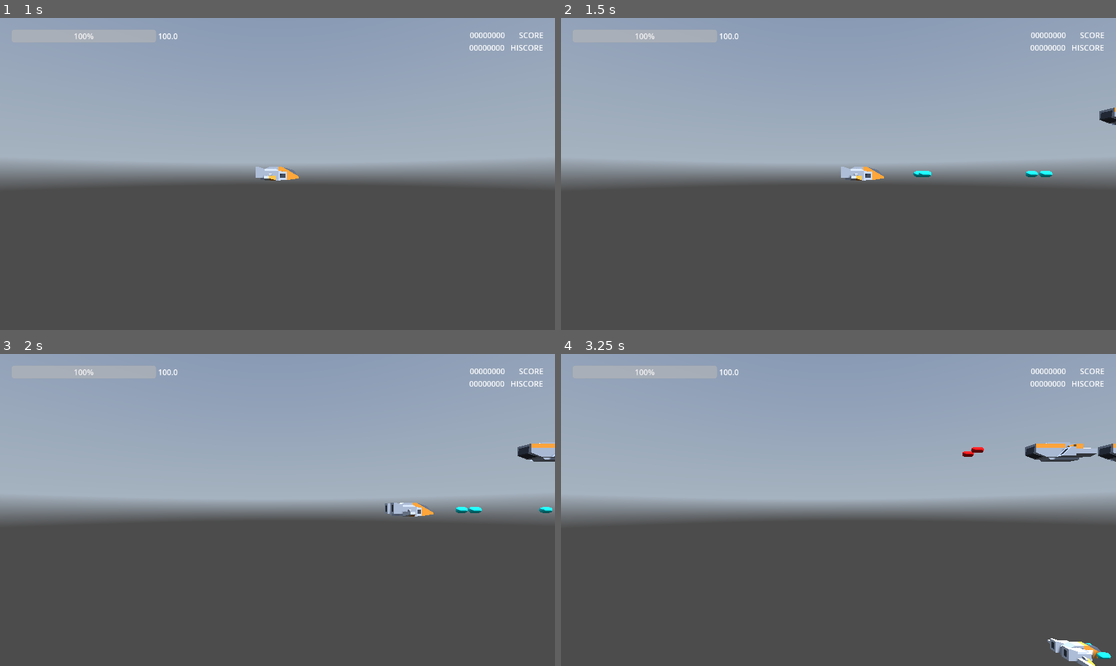
Above: before the commit, frames 1-4 (two rows, left to right).
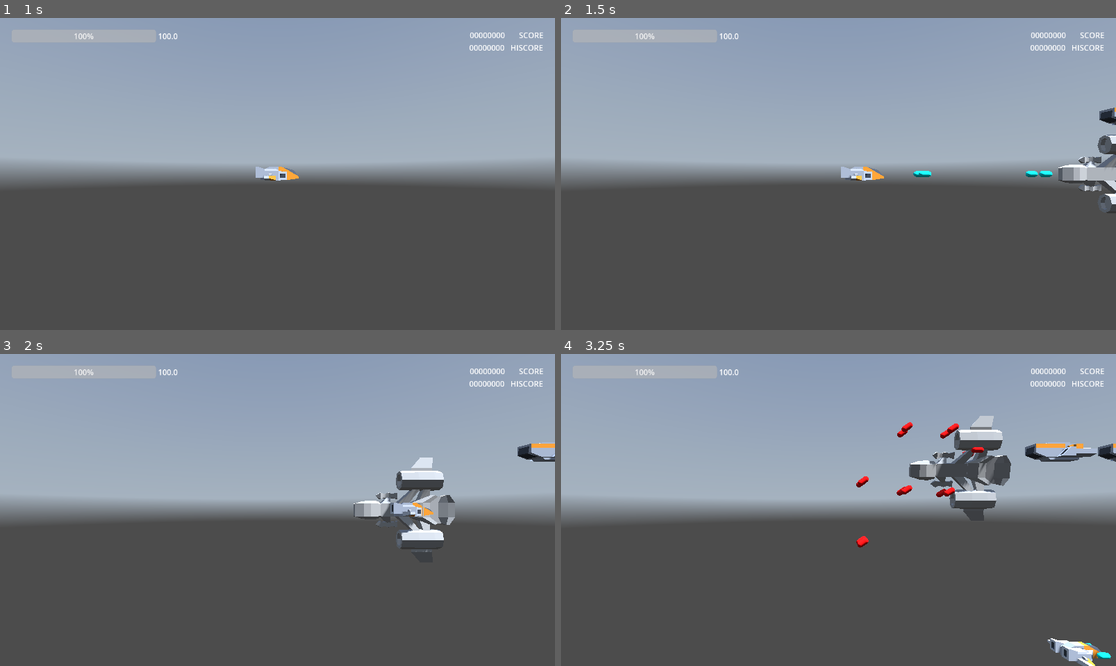
Above: after the commit, the same moments.

Repository: thomz2/smd-space-shooter
Game: Godot game, scene res://scenes/screens/main_menu.tscn
The game is run twice, just before and just after one commit, with the same random seed, the same clock (stepped at 60 frames per second) and the same inputs. A sky picture missing from this copy of the repository is replaced by a grey-blue gradient.
Inputs (mouse positions are in pixels of both pictures, inside the frame that each line leads up to):
- Up to frame 1 (1 s): click "PLAY" at 0.5 s
- Up to frame 2 (1.5 s): tap Enter at 1.25 s; move the mouse to (960, 158) at 1.27 s; hold Right (ui_right) from 1.28 s (still down); hold Z (shoot) from 1.28 s (still down)
- Up to frame 3 (2 s): keep holding Right (ui_right); keep holding Z (shoot)
- Up to frame 4 (3.25 s): move the mouse to (727, 525) at 2.02 s; release Right (ui_right) at 2.03 s; release Z (shoot) at 2.03 s; hold Down (ui_down) 2.03-2.78 s; tap X (dodge) at 2.1 s; tap Z (shoot) at 2.3 s; move the mouse to (894, 441) at 2.77 s; hold Right (ui_right) from 2.78 s (still down); hold Z (shoot) from 2.78 s (still down)

Frame 1 is identical in both runs. In frame 2, 1.0% of the frame differs, in the area x 89-100%, y 37-62%; in frame 3, 2.0%; in frame 4, 3.1%, in the area x 53-82%, y 19-63%.

Commit message:
new boss

Diff:
--- /dev/null
+++ b/scenes/enemies/bosses/boss_2.gd
@@ -0,0 +1,111 @@
+extends CombatCharacter3D
+
+enum States { ENTER, SWAY, WAIT, DASH, RETURN }
+
+var current_state : States = States.ENTER :
+	set(value):
+		current_state = value
+		state_time = 0.0
+		on_enter_state()
+
+var state_time : float = 0.0
+var shoot_timer : float = 0.0
+var shot_count : int = 5
+
+var origin_position : Vector3 = Vector3.ZERO
+
+const DASH_DURATION := 1.0
+const DASH_LENGTH := 15.0
+
+var packed_blaster_bullet := preload("res://scenes/enemies/enemy_ship_bullet.tscn")
+
+func _ready() -> void:
+	super()
+
+
+	#fly into screen
+	var target_position = global_position + Vector3.BACK * 10
+	var move_tween = create_tween().set_ease(Tween.EASE_IN_OUT).set_trans(Tween.TRANS_EXPO)
+	move_tween.tween_property(self, "global_position", target_position, 2.0)
+	#4 seconds of entry, then change states
+	move_tween.tween_property(self, "current_state", States.SWAY, 0.0)
+
+
+func _physics_process(dt: float) -> void:
+	state_time += dt
+
+	match current_state:
+		States.SWAY:
+			var new_y = move_toward(position.y, sin(4 * state_time) * 4.0, dt*40)
+			var delta_y = new_y - position.y
+			position.y = new_y
+			rotation.z = move_toward(rotation.z, deg_to_rad(delta_y * 50), dt)
+
+			if state_time >= 2*PI:
+				current_state = States.WAIT
+				position.y = 0
+
+			shoot_timer += dt
+			if shot_count > 0:
+				if shoot_timer > 0.2:
+					shoot_timer -= 0.2
+					shot_count -= 1
+					shoot()
+			else:
+				if shoot_timer > 0.9:
+					shoot_timer = 0
+					shot_count = 5
+
+			return
+
+		States.WAIT:
+			rotation.z = move_toward(rotation.z, 0, dt)
+			if state_time >= 1.0:
+				current_state = States.DASH
+
+		States.DASH:
+			pass
+
+		States.RETURN:
+			pass
+
+
+func on_enter_state() -> void:
+	match current_state:
+		States.SWAY:
+			origin_position = self.global_position
+			shot_count = 6
+
+		States.DASH:
+			$Hitbox3D.disabled = false
+			var player = get_tree().get_first_node_in_group("PLAYER")
+			if not player: return
+			var direction : Vector3 = global_position.direction_to(player.global_position)
+			var target_pos : Vector3 = global_position + direction * DASH_LENGTH
+			var tween = create_tween().set_ease(Tween.EASE_IN_OUT).set_trans(Tween.TRANS_CUBIC)
+			tween.set_parallel()
+			tween.tween_property(self, "global_position", target_pos, DASH_DURATION)
+			tween.set_parallel(false)
+			tween.tween_interval(0.5)
+			tween.tween_property(self, "current_state", States.RETURN, 0.0)
+
+		States.RETURN:
+			$Hitbox3D.disabled = true
+			var tween = create_tween().set_ease(Tween.EASE_IN_OUT).set_trans(Tween.TRANS_CUBIC)
+			tween.tween_property(self, "global_position", origin_position, 1.0)
+			tween.tween_property(self, "current_state", States.SWAY, 0.0)
+
+
+func shoot() -> void:
+	var player = get_tree().get_first_node_in_group("PLAYER")
+	if not player: return
+
+	for i in range(2):
+		var blaster_pos : Vector3 = $BlasterMarkers.get_child(i).global_position
+		var direction : Vector3 = blaster_pos.direction_to(player.global_position)
+		var final_direction = Vector3.BACK.move_toward(direction, 0.6)
+
+		var bullet : Bullet3D = packed_blaster_bullet.instantiate()
+		get_tree().current_scene.add_child(bullet)
+		bullet.global_position = blaster_pos
+		bullet.set_global_forwards(final_direction)
--- /dev/null
+++ b/scenes/enemies/bosses/boss_2.tscn
@@ -0,0 +1,79 @@
+[gd_scene load_steps=10 format=3 uid="uid://dh3lfo2dw4beo"]
+
+[ext_resource type="Script" path="res://scenes/enemies/bosses/boss_2.gd" id="1_6yw3g"]
+[ext_resource type="ArrayMesh" uid="uid://dq3l7ve50ubtg" path="res://assets/majadroid_spaceships/obj-ships/material-03/m3-ship3.obj" id="2_xtg5v"]
+[ext_resource type="Script" path="res://scripts/combat/hitbox_3d.gd" id="3_eoc1f"]
+
+[sub_resource type="BoxShape3D" id="BoxShape3D_6fy5l"]
+size = Vector3(2, 1, 4.35883)
+
+[sub_resource type="BoxShape3D" id="BoxShape3D_0e7nc"]
+size = Vector3(2, 1.5, 1)
+
+[sub_resource type="BoxShape3D" id="BoxShape3D_4c65c"]
+size = Vector3(2, 3.6, 2)
+
+[sub_resource type="BoxShape3D" id="BoxShape3D_1miha"]
+size = Vector3(2, 5, 1)
+
+[sub_resource type="CylinderShape3D" id="CylinderShape3D_e0mj4"]
+height = 4.0
+radius = 0.39082
+
+[sub_resource type="CylinderShape3D" id="CylinderShape3D_00yst"]
+height = 1.80958
+radius = 1.6
+
+[node name="Boss2" type="CharacterBody3D"]
+collision_layer = 4
+collision_mask = 0
+script = ExtResource("1_6yw3g")
+max_health = 2000.0
+
+[node name="M3-ship3" type="MeshInstance3D" parent="."]
+transform = Transform3D(-4.37114e-09, 0.1, 0, -0.1, -4.37114e-09, 0, 0, 0, 0.1, 0, 0, -2)
+mesh = ExtResource("2_xtg5v")
+
+[node name="CollisionShape3D" type="CollisionShape3D" parent="."]
+transform = Transform3D(1, 0, 0, 0, 1, 0, 0, 0, 1, 0, 0, -1.45297)
+shape = SubResource("BoxShape3D_6fy5l")
+
+[node name="CollisionShape3D2" type="CollisionShape3D" parent="."]
+transform = Transform3D(1, 0, 0, 0, 1, 0, 0, 0, 1, 0, 0, -0.832385)
+shape = SubResource("BoxShape3D_0e7nc")
+
+[node name="CollisionShape3D3" type="CollisionShape3D" parent="."]
+transform = Transform3D(1, 0, 0, 0, 1, 0, 0, 0, 1, 0, 0, -2.23628)
+shape = SubResource("BoxShape3D_4c65c")
+
+[node name="CollisionShape3D4" type="CollisionShape3D" parent="."]
+transform = Transform3D(1, 0, 0, 0, 1, 0, 0, 0, 1, 0, 0, -2.52844)
+shape = SubResource("BoxShape3D_1miha")
+
+[node name="BlasterMarkers" type="Node3D" parent="."]
+transform = Transform3D(1, 0, 0, 0, 1, 0, 0, 0, 1, 0, 0, 0.5)
+
+[node name="Marker3D" type="Marker3D" parent="BlasterMarkers"]
+transform = Transform3D(1, 0, 0, 0, 1, 0, 0, 0, 1, 0, 1.4, -2)
+
+[node name="Marker3D2" type="Marker3D" parent="BlasterMarkers"]
+transform = Transform3D(1, 0, 0, 0, 1, 0, 0, 0, 1, 0, -1.4, -2)
+
+[node name="Hitbox3D" type="Area3D" parent="."]
+process_mode = 4
+collision_layer = 0
+collision_mask = 2
+monitoring = false
+monitorable = false
+script = ExtResource("3_eoc1f")
+disabled = true
+target_type = 2
+damage = 30.0
+
+[node name="CollisionShape3D" type="CollisionShape3D" parent="Hitbox3D"]
+transform = Transform3D(1, 0, 0, 0, -4.37114e-08, -1, 0, 1, -4.37114e-08, 0, 0, -1.2)
+shape = SubResource("CylinderShape3D_e0mj4")
+
+[node name="CollisionShape3D2" type="CollisionShape3D" parent="Hitbox3D"]
+transform = Transform3D(1, 0, 0, 0, -4.37114e-08, -1, 0, 1, -4.37114e-08, 0, 0, -2.2)
+shape = SubResource("CylinderShape3D_00yst")
--- a/scenes/map/test_infinity.tscn
+++ b/scenes/map/test_infinity.tscn
@@ -6,6 +6,7 @@
 [ext_resource type="Script" path="res://scripts/skybox_rotation.gd" id="2_psal4"]
 [ext_resource type="Script" path="res://scenes/enemies/spawner.gd" id="2_qjig3"]
 [ext_resource type="Script" path="res://scripts/camera_3d_shaker.gd" id="3_sai3f"]
+[ext_resource type="PackedScene" uid="uid://dh3lfo2dw4beo" path="res://scenes/enemies/bosses/boss_2.tscn" id="7_sdf0f"]
 
 [sub_resource type="WorldBoundaryShape3D" id="WorldBoundaryShape3D_0lhwo"]
 
@@ -116,3 +117,6 @@
 [node name="CollisionShape3D4" type="CollisionShape3D" parent="stage_limits"]
 transform = Transform3D(1, 0, 0, 0, -1, -8.74228e-08, 0, 8.74228e-08, -1, 0, 7, 0)
 shape = SubResource("WorldBoundaryShape3D_ggmvq")
+
+[node name="Boss2" parent="." instance=ExtResource("7_sdf0f")]
+transform = Transform3D(1, 0, 0, 0, 1, 0, 0, 0, 1, 0, 0, -14)
--- a/scripts/combat/bullet_3d.gd
+++ b/scripts/combat/bullet_3d.gd
@@ -63,5 +63,6 @@
 func set_global_forwards(forwards:Vector3) -> void:
 	var up : Vector3 = Vector3.UP
 	## look_at doesn't work if forwards and up point the same direction
-	if forwards == Vector3.UP: up = Vector3.BACK
+	if forwards.x == 0 and forwards.z == 0:
+		up = Vector3.BACK
 	look_at(global_position + forwards, up)
Not shown: 1 places in scenes/map/test_infinity.tscn that only renumber resources
